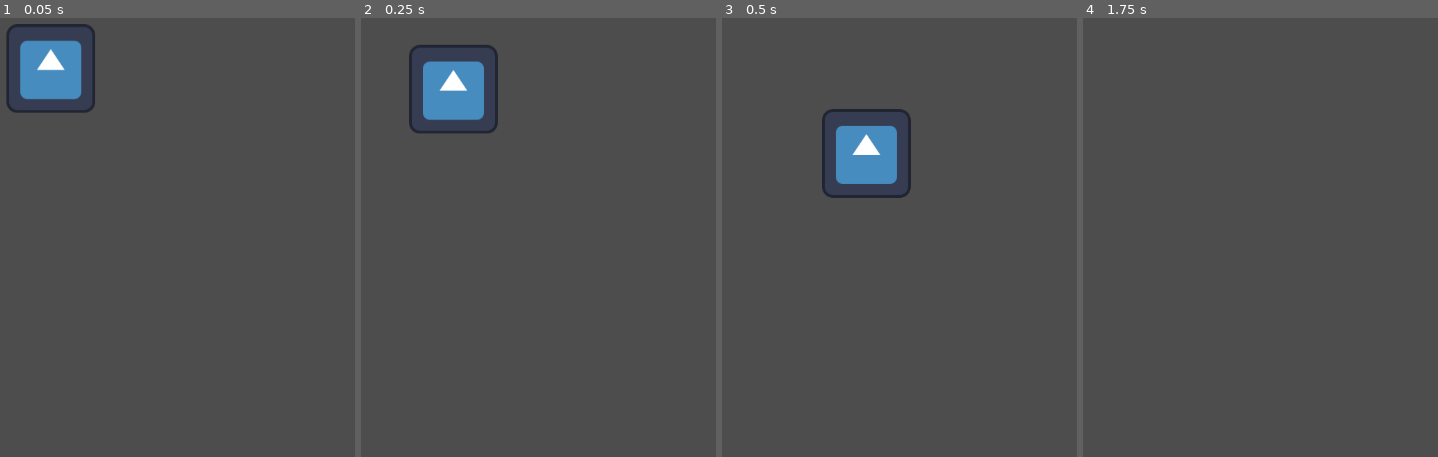
Above: before the commit, frames 1-4 (left to right).
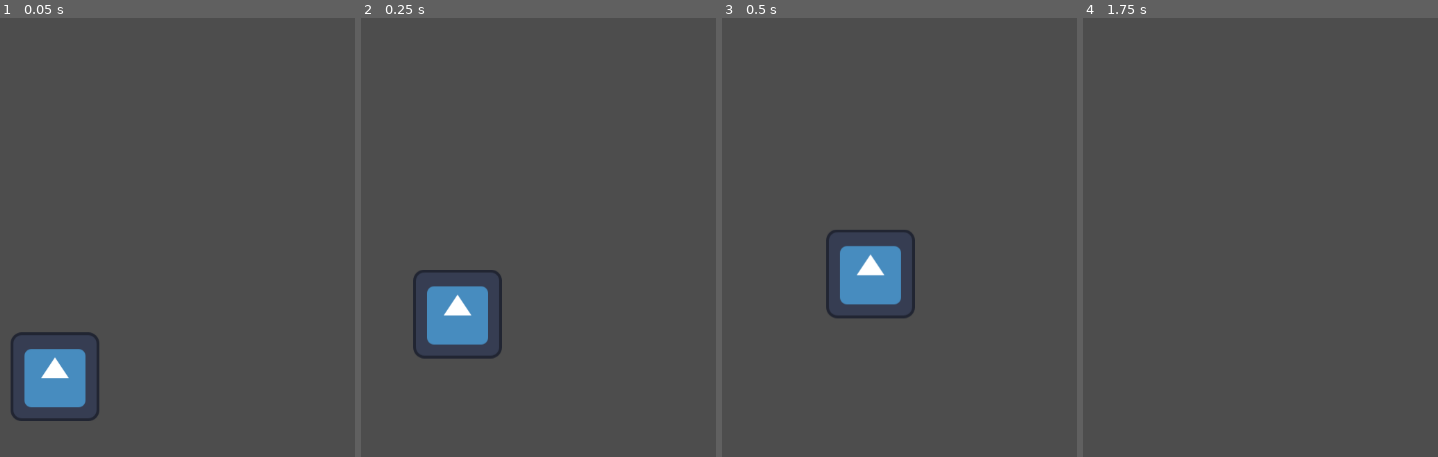
Above: after the commit, the same moments.

Repository: KOEGlike/throw
Game: Godot game, scene res://main.tscn
Same seed, same stepped clock (60 frames per second), same inputs: the game is played once before the commit and once after it. The engine's default icon, where the game draws it, is replaced by a stand-in: a white triangle on a blue panel in a dark square.
Inputs:
- Up to frame 1 (0.05 s): no input
- Up to frame 2 (0.25 s): no input
- Up to frame 3 (0.5 s): no input
- Up to frame 4 (1.75 s): tap Enter at 0.5 s; hold Right 0.53-1.28 s; tap Alt at 0.6 s; hold Down from 1.28 s (still down); tap Shift at 1.35 s

The runs differ from the first frame. In frame 1, 6.0% of the frame differs, in the area x 1-28%, y 1-92%; in frame 2, 5.9%; in frame 3, 5.8%; in frame 4, nothing differs.

Commit message:
made the throwable node a component

Diff:
--- a/main.tscn
+++ b/main.tscn
@@ -1,13 +1,20 @@
-[gd_scene load_steps=2 format=3 uid="uid://b6tv45joa50c1"]
+[gd_scene load_steps=3 format=3 uid="uid://b6tv45joa50c1"]
 
 [ext_resource type="PackedScene" uid="uid://ml6uenfsux45" path="res://scenes/throwable.tscn" id="1_ig7tw"]
+[ext_resource type="Texture2D" uid="uid://bqvtuwhfd585m" path="res://icon.svg" id="2_0xm2m"]
 
 [node name="Node2D" type="Node2D"]
 
-[node name="Throwable" parent="." instance=ExtResource("1_ig7tw")]
-position = Vector2(77, 86)
-velocity = Vector2(300, 3)
+[node name="Node2D" type="Node2D" parent="."]
+
+[node name="Throwable" parent="Node2D" node_paths=PackedStringArray("node") instance=ExtResource("1_ig7tw")]
+node = NodePath("..")
+velocity = Vector2(300, -600)
 mass = 1.0
 cross_section_area = 0.1
 air_density = 0.1
 drag_coefficient = 0.001
+
+[node name="Icon" type="Sprite2D" parent="Node2D"]
+position = Vector2(83, 561)
+texture = ExtResource("2_0xm2m")
--- a/scenes/throwable.gd
+++ b/scenes/throwable.gd
@@ -1,5 +1,8 @@
-extends Node2D
+extends Node
 
+@export var node:Node2D
+
+@export_category("Params")
 @export var velocity: Vector2=Vector2(0,0)
 @export var mass: float=10
 @export var cross_section_area:float=1
@@ -9,7 +12,7 @@
 @onready var k:float=((cross_section_area * air_density * drag_coefficient)/mass)/2
 var g=-ProjectSettings.get_setting("physics/2d/default_gravity")
 
-@onready var state:State=State.new(self.position, velocity)
+@onready var state:State=State.new(node.position, velocity)
 
 class State:
 	var position:Vector2
@@ -56,6 +59,7 @@
 
 
 func _physics_process(delta: float) -> void:
+	state.position=node.position
 	state=rk4(state, delta)
-	self.position=state.position
+	node.position=state.position
 	#print("Position:", state.position, "Velocity:", state.velocity, "k:",k, "cross_section_area * air_density * drag_coefficient:",((cross_section_area * air_density * drag_coefficient)/mass)/2)
--- a/scenes/throwable.tscn
+++ b/scenes/throwable.tscn
@@ -1,10 +1,6 @@
-[gd_scene load_steps=3 format=3 uid="uid://ml6uenfsux45"]
+[gd_scene load_steps=2 format=3 uid="uid://ml6uenfsux45"]
 
-[ext_resource type="Texture2D" uid="uid://bqvtuwhfd585m" path="res://icon.svg" id="1_2nnd5"]
 [ext_resource type="Script" uid="uid://gke62q5q0sta" path="res://scenes/throwable.gd" id="1_ef5ia"]
 
-[node name="Throwable" type="Node2D"]
+[node name="Throwable" type="Node"]
 script = ExtResource("1_ef5ia")
-
-[node name="Icon" type="Sprite2D" parent="."]
-texture = ExtResource("1_2nnd5")
